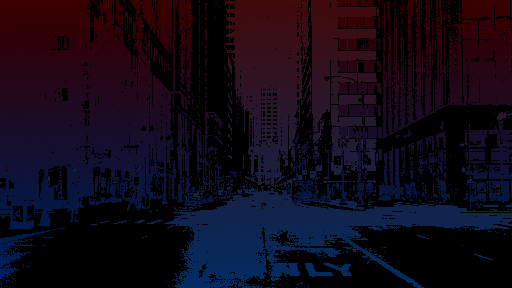
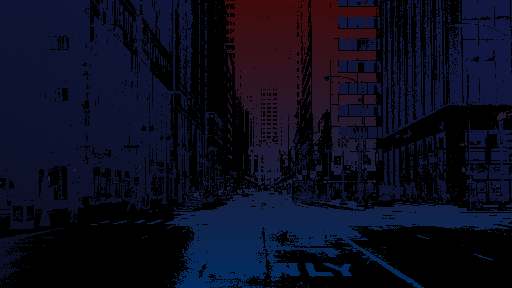
Comparing the layer stacks of the two (512, 288) images. Changes:
painted on "Copie de Calque Copié #1" over [left=0, top=0, right=512, bottom=288]
